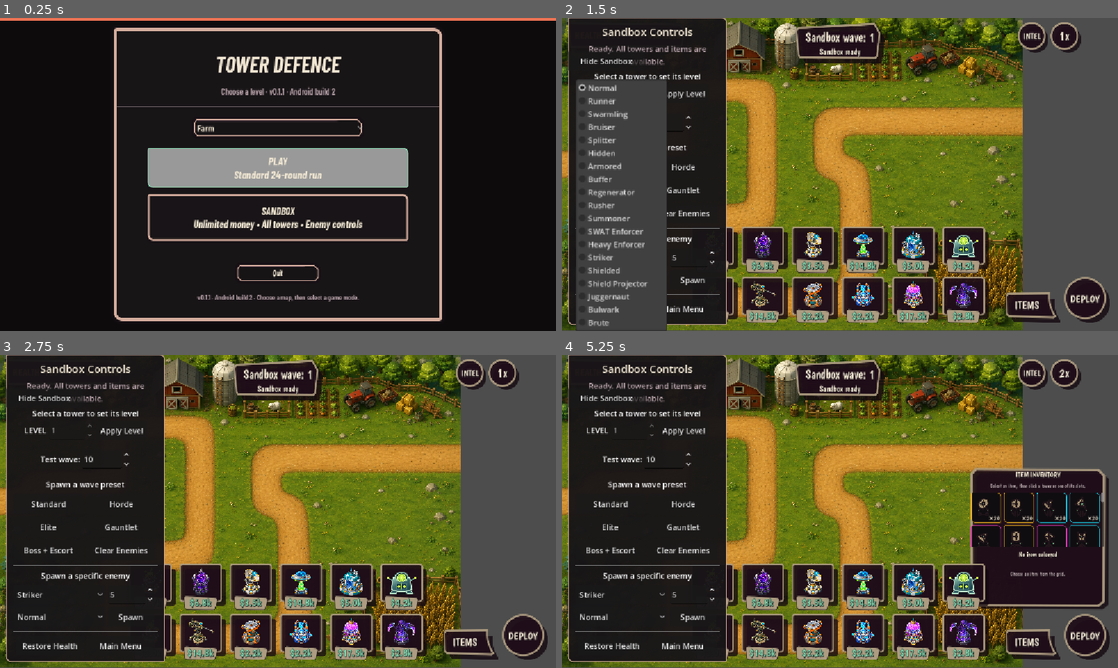
Above: before the commit, frames 1-4 (two rows, left to right).
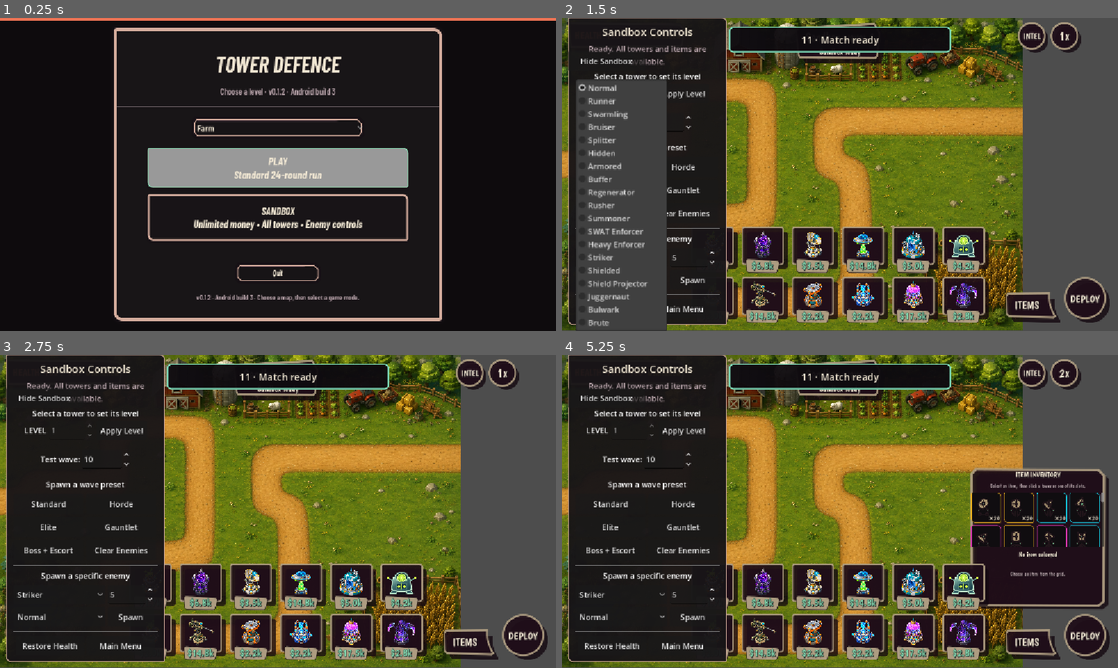
Above: after the commit, the same moments.

Repository: tstover91/Towerdefense
Game: Godot game, scene res://ui/screens/main_menu_visual.tscn
Same seed, same stepped clock (60 frames per second), same inputs: the game is played once before the commit and once after it. The engine's default icon, where the game draws it, is replaced by a stand-in: a white triangle on a blue panel in a dark square.
Inputs (mouse positions are in pixels of both pictures, inside the frame that each line leads up to):
- Up to frame 1 (0.25 s): no input
- Up to frame 2 (1.5 s): click "SANDBOX Unlimited money • All…" at 0.5 s; click "Normal" at 1.25 s
- Up to frame 3 (2.75 s): click "Normal" at 2 s
- Up to frame 4 (5.25 s): click "Normal" at 2.75 s; click "Normal" at 3.5 s; click (1067, 373) at 4.25 s; click (1034, 646) at 5 s

The runs differ from the first frame. In frame 1, 0.4% of the frame differs, in the area x 35-65%, y 22-91%; in frame 2, 2.5%, in the area x 30-70%, y 2-12%; in frame 3, 2.5%; in frame 4, 2.5%.

Commit message:
Trace Android gameplay startup stages

Diff:
--- a/main.gd
+++ b/main.gd
@@ -424,7 +424,9 @@
 	Engine.time_scale = 1.0
 	game_speed = 1.0
 	sandbox_mode = SessionState.sandbox_mode
+	SessionState.set_startup_status("5 · Loading selected map")
 	load_selected_map()
+	SessionState.set_startup_status("6 · Configuring gameplay HUD")
 	_configure_minimal_hud()
 	update_speed_button()
 	enemy_rng.randomize()
@@ -432,9 +434,11 @@
 	wave_director = WaveDirectorScript.new(enemy_rng, get_active_enemy_count)
 	draft_manager = DraftManagerScript.new(shop_rng)
 	item_shop_manager = ItemShopManagerScript.new(shop_rng)
+	SessionState.set_startup_status("7 · Creating controllers")
 	ensure_build_controller()
 	round_controller = RoundControllerScript.new(enemy_rng)
 	ensure_reinforcement_controller()
+	SessionState.set_startup_status("8 · Generating run")
 	generate_run_director_plan()
 	roll_challenge_round_order()
 	_align_sidebar_to_build_grid()
@@ -451,12 +455,14 @@
 		run_state.set_tower_roster(GameStats.get_playable_tower_family_ids())
 	else:
 		roll_random_starting_towers(2)
+	SessionState.set_startup_status("9 · Populating gameplay HUD")
 	populate_tower_list()
 	clear_tower_details()
 	update_money()
 	update_lives()
 	update_round_count()
 	refresh_enemy_hud(true)
+	SessionState.set_startup_status("10 · Connecting gameplay UI")
 	enemy_toggle_button.pressed.connect(_on_enemy_strip_toggled)
 	spawntimer.timeout.connect(_spawn_mob)
 	reinforcement_button.pressed.connect(_on_reinforcement_button_pressed)
@@ -479,6 +485,7 @@
 		sandbox_panel.configure(self)
 	else:
 		sandbox_panel.hide()
+	SessionState.set_startup_status("11 · Match ready")
 
 
 func _configure_between_round_screen(screen: BetweenRoundShop) -> void:
--- a/main_menu.gd
+++ b/main_menu.gd
@@ -1,7 +1,7 @@
 extends Control
 
 const MapData = preload("res://map_database.gd")
-const BUILD_LABEL := "v0.1.1 · Android build 2"
+const BUILD_LABEL := "v0.1.2 · Android build 3"
 
 @onready var map_selector: OptionButton = $Content/Card/Content/MapSelector
 @onready var normal_button: Button = $Content/Card/Content/LevelButtons/NormalButton
--- a/project.godot
+++ b/project.godot
@@ -12,7 +12,7 @@
 
 config/name="Tower Defence"
 config/description="A mobile tower-defense game with branching tower upgrades and relic-driven builds."
-config/version="0.1.1"
+config/version="0.1.2"
 run/main_scene="res://ui/screens/main_menu_visual.tscn"
 config/features=PackedStringArray("4.7", "Mobile")
 config/icon="uid://n5wurppyeq5"
--- a/session_state.gd
+++ b/session_state.gd
@@ -11,6 +11,50 @@
 var sandbox_mode := false
 var selected_map_id: StringName = MapData.DEFAULT_MAP_ID
 var _game_start_pending := false
+var _startup_overlay: PanelContainer
+var _startup_label: Label
+
+
+func _ready() -> void:
+	_create_startup_overlay()
+
+
+func _create_startup_overlay() -> void:
+	var layer := CanvasLayer.new()
+	layer.layer = 1000
+	layer.process_mode = Node.PROCESS_MODE_ALWAYS
+	add_child(layer)
+
+	_startup_overlay = PanelContainer.new()
+	_startup_overlay.visible = false
+	_startup_overlay.mouse_filter = Control.MOUSE_FILTER_IGNORE
+	_startup_overlay.set_anchors_preset(Control.PRESET_CENTER_TOP)
+	_startup_overlay.position = Vector2(-230.0, 18.0)
+	_startup_overlay.size = Vector2(460.0, 54.0)
+	var panel_style := StyleBoxFlat.new()
+	panel_style.bg_color = Color(0.055, 0.043, 0.059, 0.96)
+	panel_style.border_color = Color(0.486, 0.851, 0.718, 1.0)
+	panel_style.set_border_width_all(3)
+	panel_style.set_corner_radius_all(8)
+	_startup_overlay.add_theme_stylebox_override("panel", panel_style)
+	layer.add_child(_startup_overlay)
+
+	_startup_label = Label.new()
+	_startup_label.custom_minimum_size = Vector2(450.0, 48.0)
+	_startup_label.horizontal_alignment = HORIZONTAL_ALIGNMENT_CENTER
+	_startup_label.vertical_alignment = VERTICAL_ALIGNMENT_CENTER
+	_startup_label.add_theme_color_override(
+		"font_color", Color(0.945, 0.906, 0.827, 1.0)
+	)
+	_startup_label.add_theme_font_size_override("font_size", 20)
+	_startup_overlay.add_child(_startup_label)
+
+
+func set_startup_status(message: String) -> void:
+	if _startup_overlay == null or _startup_label == null:
+		return
+	_startup_label.text = message
+	_startup_overlay.visible = true
 
 
 func select_map(map_id: StringName) -> void:
@@ -20,7 +64,9 @@
 
 
 func start_normal_game(map_id: StringName = &"") -> void:
+	set_startup_status("1 · Normal start handler entered")
 	if _game_start_pending:
+		set_startup_status("STOP · A match start is already pending")
 		return
 	if not map_id.is_empty():
 		select_map(map_id)
@@ -29,7 +75,9 @@
 
 
 func start_sandbox_game(map_id: StringName = &"") -> void:
+	set_startup_status("1 · Sandbox start handler entered")
 	if _game_start_pending:
+		set_startup_status("STOP · A match start is already pending")
 		return
 	if not map_id.is_empty():
 		select_map(map_id)
@@ -39,11 +87,13 @@
 
 func _queue_gameplay_scene_change() -> void:
 	_game_start_pending = true
+	set_startup_status("2 · Match request queued")
 	gameplay_transition_status.emit("Request received")
 	call_deferred("_change_to_gameplay_scene")
 
 
 func _change_to_gameplay_scene() -> void:
+	set_startup_status("3 · Opening gameplay scene")
 	gameplay_transition_status.emit("Opening gameplay scene")
 	var error := get_tree().change_scene_to_packed(GAMEPLAY_SCENE)
 	if error != OK:
@@ -62,6 +112,7 @@
 	):
 		return
 	gameplay_transition_status.emit("Scene switch stalled; retrying")
+	set_startup_status("4 · Scene switch stalled; retrying")
 	_install_gameplay_scene_manually()
 
 
@@ -81,6 +132,7 @@
 func _report_transition_failure(error: Error) -> void:
 	_game_start_pending = false
 	var message := "Unable to open match (error %d)." % error
+	set_startup_status(message)
 	push_error("%s Scene: %s" % [message, GAMEPLAY_SCENE_PATH])
 	gameplay_transition_failed.emit(message)
 
Not shown, changed: export_presets.cfg
Not shown, changed: .gitignore
